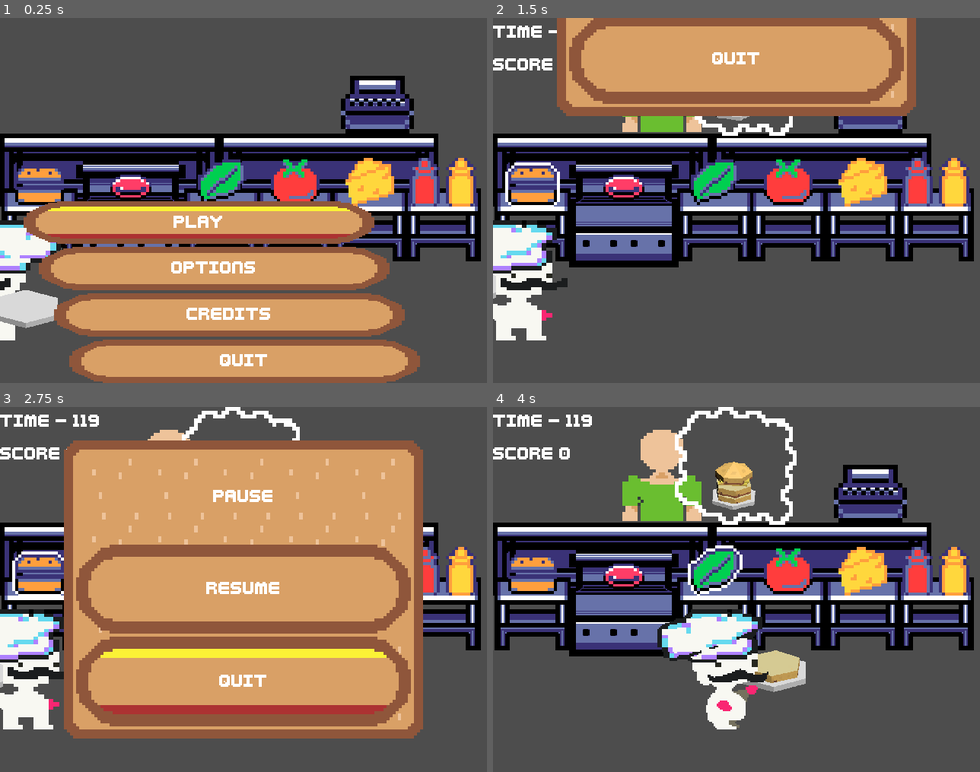
Above: before the commit, frames 1-4 (two rows, left to right).
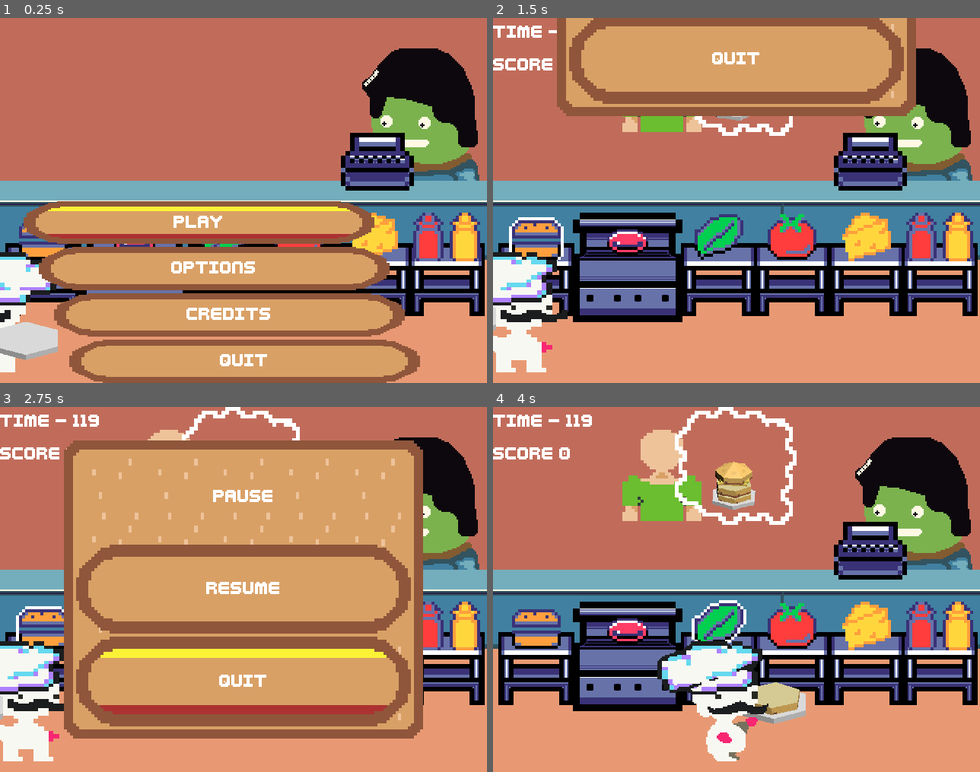
Above: after the commit, the same moments.

Repository: LettucePie/burgert
Game: Godot game, scene res://scenes/play.tscn
Same seed, same stepped clock (60 frames per second), same inputs: the game is played once before the commit and once after it.
Inputs:
- Up to frame 1 (0.25 s): no input
- Up to frame 2 (1.5 s): click "Play" at 0.5 s; tap Enter (menu) at 1.25 s; hold Right (right) from 1.28 s (still down); tap Z (confirm) at 1.35 s
- Up to frame 3 (2.75 s): release Right (right) at 2.03 s; hold Down (down) from 2.03 s (still down); tap C (special1) at 2.1 s
- Up to frame 4 (4 s): release Down (down) at 2.75 s; click "RESUME" at 2.75 s; hold Right (right) from 3.53 s (still down); tap Z (confirm) at 3.6 s

The runs differ from the first frame. In frame 1, 66% of the frame differs, in the area x 0-100%, y 0-100%; in frame 2, 75%; in frame 3, 38%; in frame 4, 91%.

Commit message:
starting process of setting up customers

Diff:
--- /dev/null
+++ b/scenes/game/customer.gd
@@ -0,0 +1,6 @@
+extends Node2D
+class_name Customer
+
+@export var customer_name : String
+@export var orders : Array[PackedStringArray] = []
+@export var consecutive_orders : int = 1
--- /dev/null
+++ b/scenes/game/customer.tscn
@@ -0,0 +1,6 @@
+[gd_scene load_steps=2 format=3 uid="uid://bobcjswj636f3"]
+
+[ext_resource type="Script" path="res://scenes/game/customer.gd" id="1_f8l4n"]
+
+[node name="customer" type="Node2D"]
+script = ExtResource("1_f8l4n")
--- /dev/null
+++ b/scenes/game/customers.gd
@@ -0,0 +1,2 @@
+extends Node2D
+class_name Customers
--- a/scenes/game/game.tscn
+++ b/scenes/game/game.tscn
@@ -52,7 +52,7 @@
 texture_mode = 1
 
 [node name="chef" parent="." instance=ExtResource("2_go7ox")]
-position = Vector2(0, 328)
+position = Vector2(0, 370)
 
 [node name="hud" parent="." instance=ExtResource("3_wdtco")]
 visible = false
--- a/scenes/game/kitchen_a.tscn
+++ b/scenes/game/kitchen_a.tscn
@@ -1,12 +1,17 @@
-[gd_scene load_steps=24 format=3 uid="uid://cb2lak3w8b1s8"]
+[gd_scene load_steps=30 format=3 uid="uid://cb2lak3w8b1s8"]
 
 [ext_resource type="Script" path="res://scenes/game/kitchen.gd" id="1_737en"]
 [ext_resource type="Texture2D" uid="uid://nabw6f4disui" path="res://assets/resources/sprites/work_station.tres" id="2_gi7bb"]
 [ext_resource type="Texture2D" uid="uid://dcode7kblp41y" path="res://assets/resources/sprites/register.tres" id="2_hv2ir"]
+[ext_resource type="Texture2D" uid="uid://jwnkfxgvx81d" path="res://assets/sprites/game/kitchen_bg.png" id="2_n5ebe"]
 [ext_resource type="Texture2D" uid="uid://f6jubesn86as" path="res://assets/resources/sprites/large_counter.tres" id="2_to378"]
+[ext_resource type="Script" path="res://scenes/game/customers.gd" id="2_trii0"]
+[ext_resource type="Script" path="res://scenes/game/customer.gd" id="3_488ky"]
 [ext_resource type="Script" path="res://scenes/game/workstation.gd" id="3_ualts"]
 [ext_resource type="Texture2D" uid="uid://bxdxvy6nj7cam" path="res://assets/resources/sprites/stove.tres" id="5_0qxmp"]
+[ext_resource type="Texture2D" uid="uid://crpsas8wed3g8" path="res://assets/sprites/game/counter.png" id="5_cyuyu"]
 [ext_resource type="Texture2D" uid="uid://q1ab3x30ngjg" path="res://assets/resources/sprites/ingredients/bun.tres" id="5_er5ok"]
+[ext_resource type="Texture2D" uid="uid://dephh5h80edxg" path="res://assets/sprites/game/customers/customers__1.png" id="5_jd2jh"]
 [ext_resource type="Texture2D" uid="uid://glehc4nentpm" path="res://assets/resources/sprites/ingredients/bun_highlight.tres" id="6_xprxa"]
 [ext_resource type="Texture2D" uid="uid://bro1j5oa72kh5" path="res://assets/resources/sprites/ingredients/meat.tres" id="8_42nsw"]
 [ext_resource type="Texture2D" uid="uid://bk1h8kijlmou1" path="res://assets/resources/sprites/ingredients/meat_highlight.tres" id="9_lqetf"]
@@ -23,6 +28,9 @@
 [sub_resource type="RectangleShape2D" id="RectangleShape2D_lr1xd"]
 size = Vector2(128, 127)
 
+[sub_resource type="CircleShape2D" id="CircleShape2D_n63mh"]
+radius = 78.0
+
 [sub_resource type="RectangleShape2D" id="RectangleShape2D_dt4bo"]
 size = Vector2(40, 80)
 
@@ -36,9 +44,16 @@
 texture_filter = 1
 script = ExtResource("1_737en")
 
+[node name="bg" type="Sprite2D" parent="."]
+position = Vector2(320, 240)
+scale = Vector2(2, 2)
+texture = ExtResource("2_n5ebe")
+
 [node name="customers" type="Node2D" parent="."]
+script = ExtResource("2_trii0")
 
 [node name="spot_1" type="Area2D" parent="customers" groups=["Target_Area"]]
+visible = false
 position = Vector2(89, 88)
 
 [node name="CollisionShape2D" type="CollisionShape2D" parent="customers/spot_1"]
@@ -46,6 +61,7 @@
 shape = SubResource("RectangleShape2D_lr1xd")
 
 [node name="spot_2" type="Area2D" parent="customers" groups=["Target_Area"]]
+visible = false
 position = Vector2(222, 88)
 
 [node name="CollisionShape2D" type="CollisionShape2D" parent="customers/spot_2"]
@@ -53,6 +69,7 @@
 shape = SubResource("RectangleShape2D_lr1xd")
 
 [node name="spot_3" type="Area2D" parent="customers" groups=["Target_Area"]]
+visible = false
 position = Vector2(351, 88)
 
 [node name="CollisionShape2D" type="CollisionShape2D" parent="customers/spot_3"]
@@ -60,35 +77,55 @@
 shape = SubResource("RectangleShape2D_lr1xd")
 
 [node name="spot_4" type="Area2D" parent="customers" groups=["Target_Area"]]
+visible = false
 position = Vector2(483, 88)
 
 [node name="CollisionShape2D" type="CollisionShape2D" parent="customers/spot_4"]
 position = Vector2(0, 0.5)
 shape = SubResource("RectangleShape2D_lr1xd")
 
+[node name="Customer_1" type="Node2D" parent="customers"]
+script = ExtResource("3_488ky")
+
+[node name="Sprite2D" type="Sprite2D" parent="customers/Customer_1"]
+position = Vector2(320, 86)
+scale = Vector2(2, 2)
+texture = ExtResource("5_jd2jh")
+
+[node name="Hit" type="Area2D" parent="customers/Customer_1" groups=["Target_Area"]]
+
+[node name="CollisionShape2D" type="CollisionShape2D" parent="customers/Customer_1/Hit"]
+position = Vector2(551, 128)
+shape = SubResource("CircleShape2D_n63mh")
+
 [node name="background_1" type="Node2D" parent="."]
-position = Vector2(0, -168)
 
 [node name="Sprite2D" type="Sprite2D" parent="background_1"]
+visible = false
 position = Vector2(144, 368)
 scale = Vector2(2, 2)
 texture = ExtResource("2_to378")
 
 [node name="Sprite2D2" type="Sprite2D" parent="background_1"]
+visible = false
 position = Vector2(432, 368)
 scale = Vector2(2, 2)
 texture = ExtResource("2_to378")
 
-[node name="Sprite2D3" type="Sprite2D" parent="background_1"]
-position = Vector2(496, 272)
+[node name="counter" type="Sprite2D" parent="background_1"]
+position = Vector2(320, 86)
+scale = Vector2(2, 2)
+texture = ExtResource("5_cyuyu")
+
+[node name="cash" type="Sprite2D" parent="background_1"]
+position = Vector2(496, 179)
 scale = Vector2(2, 2)
 texture = ExtResource("2_hv2ir")
 
 [node name="background_2" type="Node2D" parent="."]
-position = Vector2(-20, -32)
 
 [node name="workstation_bun" type="Area2D" parent="background_2" node_paths=PackedStringArray("highlight") groups=["Workstation"]]
-position = Vector2(72, 304)
+position = Vector2(57, 344)
 scale = Vector2(2, 2)
 script = ExtResource("3_ualts")
 ingredient = "Bun"
@@ -110,7 +147,7 @@
 texture = ExtResource("6_xprxa")
 
 [node name="workstation_meat" type="Area2D" parent="background_2" node_paths=PackedStringArray("highlight") groups=["Workstation"]]
-position = Vector2(192, 288)
+position = Vector2(177, 328)
 scale = Vector2(2, 2)
 script = ExtResource("3_ualts")
 ingredient = "Meat"
@@ -133,7 +170,7 @@
 texture = ExtResource("9_lqetf")
 
 [node name="workstation_lettuce" type="Area2D" parent="background_2" node_paths=PackedStringArray("highlight") groups=["Workstation"]]
-position = Vector2(312, 304)
+position = Vector2(297, 344)
 scale = Vector2(2, 2)
 script = ExtResource("3_ualts")
 highlight = NodePath("sprite/ingredient_sprite/highlight")
@@ -154,7 +191,7 @@
 texture = ExtResource("11_r8857")
 
 [node name="workstation_tomato" type="Area2D" parent="background_2" node_paths=PackedStringArray("highlight") groups=["Workstation"]]
-position = Vector2(408, 304)
+position = Vector2(393, 344)
 scale = Vector2(2, 2)
 script = ExtResource("3_ualts")
 ingredient = "Tomato"
@@ -176,7 +213,7 @@
 texture = ExtResource("13_x2inu")
 
 [node name="workstation_cheese" type="Area2D" parent="background_2" node_paths=PackedStringArray("highlight") groups=["Workstation"]]
-position = Vector2(506, 304)
+position = Vector2(491, 344)
 scale = Vector2(2, 2)
 script = ExtResource("3_ualts")
 ingredient = "Cheese"
@@ -198,7 +235,7 @@
 texture = ExtResource("15_bm1ut")
 
 [node name="workstation_ketchup" type="Area2D" parent="background_2" node_paths=PackedStringArray("highlight") groups=["Workstation"]]
-position = Vector2(578, 304)
+position = Vector2(563, 344)
 scale = Vector2(2, 2)
 script = ExtResource("3_ualts")
 ingredient = "Ketchup"
@@ -221,7 +258,7 @@
 texture = ExtResource("17_8eli0")
 
 [node name="workstation_mustard" type="Area2D" parent="background_2" node_paths=PackedStringArray("highlight") groups=["Workstation"]]
-position = Vector2(626, 304)
+position = Vector2(611, 344)
 scale = Vector2(2, 2)
 script = ExtResource("3_ualts")
 ingredient = "Mustard"
Binary file added: assets/sprites/game/counter.png
Not shown, added: assets/sprites/game/counter.png.import
Binary file added: assets/sprites/game/customers/customers.png
Not shown, added: assets/sprites/game/customers/customers.png.import
Binary file added: assets/sprites/game/customers/customers__1.png
Not shown, added: assets/sprites/game/customers/customers__1.png.import
Binary file added: assets/sprites/game/customers/customers__10.png
Not shown, added: assets/sprites/game/customers/customers__10.png.import
Binary file added: assets/sprites/game/customers/customers__11.png
Not shown, added: assets/sprites/game/customers/customers__11.png.import
Binary file added: assets/sprites/game/customers/customers__12.png
Not shown, added: assets/sprites/game/customers/customers__12.png.import
(and 26 more such lines)
